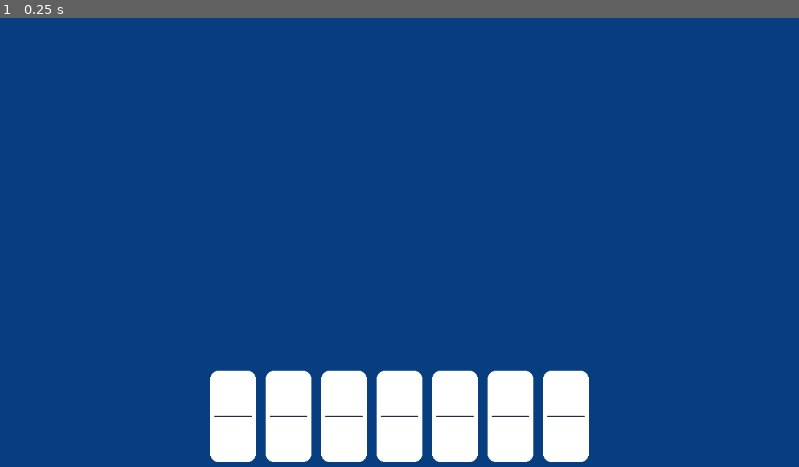
Above: before the commit, frame 1.
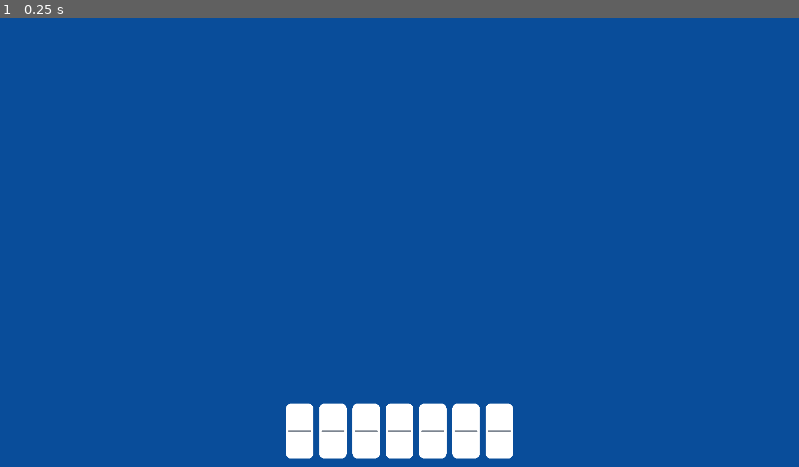
Above: after the commit, the same moment.

Repository: lenny015/capstone-game
Game: Godot game, scene res://scenes/game_board.tscn
Two runs of this game, one before a commit and one after it. Both use one fixed random seed, a clock stepped at 60 frames per second and the inputs below.
Inputs:
- Up to frame 1 (0.25 s): no input

The runs differ from the first frame. In frame 1, 98% of the frame differs, in the area x 0-100%, y 0-100%.

Commit message:
Adjust viewport, more domino class methods

Diff:
--- a/project.godot
+++ b/project.godot
@@ -15,6 +15,12 @@
 config/features=PackedStringArray("4.5", "Forward Plus")
 config/icon="res://icon.svg"
 
+[display]
+
+window/size/viewport_width=1920
+window/size/viewport_height=1080
+window/size/mode=3
+
 [dotnet]
 
 project/assembly_name="Capstone Game"
--- a/scenes/game_board.tscn
+++ b/scenes/game_board.tscn
@@ -6,11 +6,11 @@
 [node name="Game Board" type="Node2D"]
 
 [node name="ColorRect" type="ColorRect" parent="."]
-offset_left = -528.0
-offset_top = -379.0
-offset_right = 1699.0
-offset_bottom = 1008.0
-color = Color(0.023529412, 0.24313726, 0.49803922, 1)
+offset_left = -134.0
+offset_top = -130.0
+offset_right = 2093.0
+offset_bottom = 1257.0
+color = Color(0.037383538, 0.300902, 0.60443664, 1)
 
 [node name="Camera2D" type="Camera2D" parent="."]
 anchor_mode = 0
--- a/scripts/domino.gd
+++ b/scripts/domino.gd
@@ -21,3 +21,9 @@
 
 	left_pips.pause()
 	right_pips.pause()
+
+func is_double() -> bool:
+	return left_val == right_val
+
+func get_total_pips() -> int:
+	return left_val + right_val
--- a/scripts/player_hand.gd
+++ b/scripts/player_hand.gd
@@ -3,13 +3,15 @@
 const HAND_COUNT = 7
 const DOMINO_SCENE_PATH = "res://scenes/domino.tscn"
 const DOMINO_WIDTH = 80
-const HAND_Y_POS = 575
+
 
 var player_hand = []
 var center_screen_x
+var hand_y_pos
 
 func _ready():
 	center_screen_x = get_viewport().size.x / 2
+	hand_y_pos = get_viewport().size.y * 0.92
 
 	var domino_scene = preload(DOMINO_SCENE_PATH)
 	for i in range(HAND_COUNT):
@@ -24,7 +26,7 @@
 
 func update_hand_positions():
 	for i in range(player_hand.size()):
-		var new_pos = Vector2(calc_domino_pos(i), HAND_Y_POS)
+		var new_pos = Vector2(calc_domino_pos(i), hand_y_pos)
 		var domino = player_hand[i]
 		animate_card_to_position(domino, new_pos)
 
